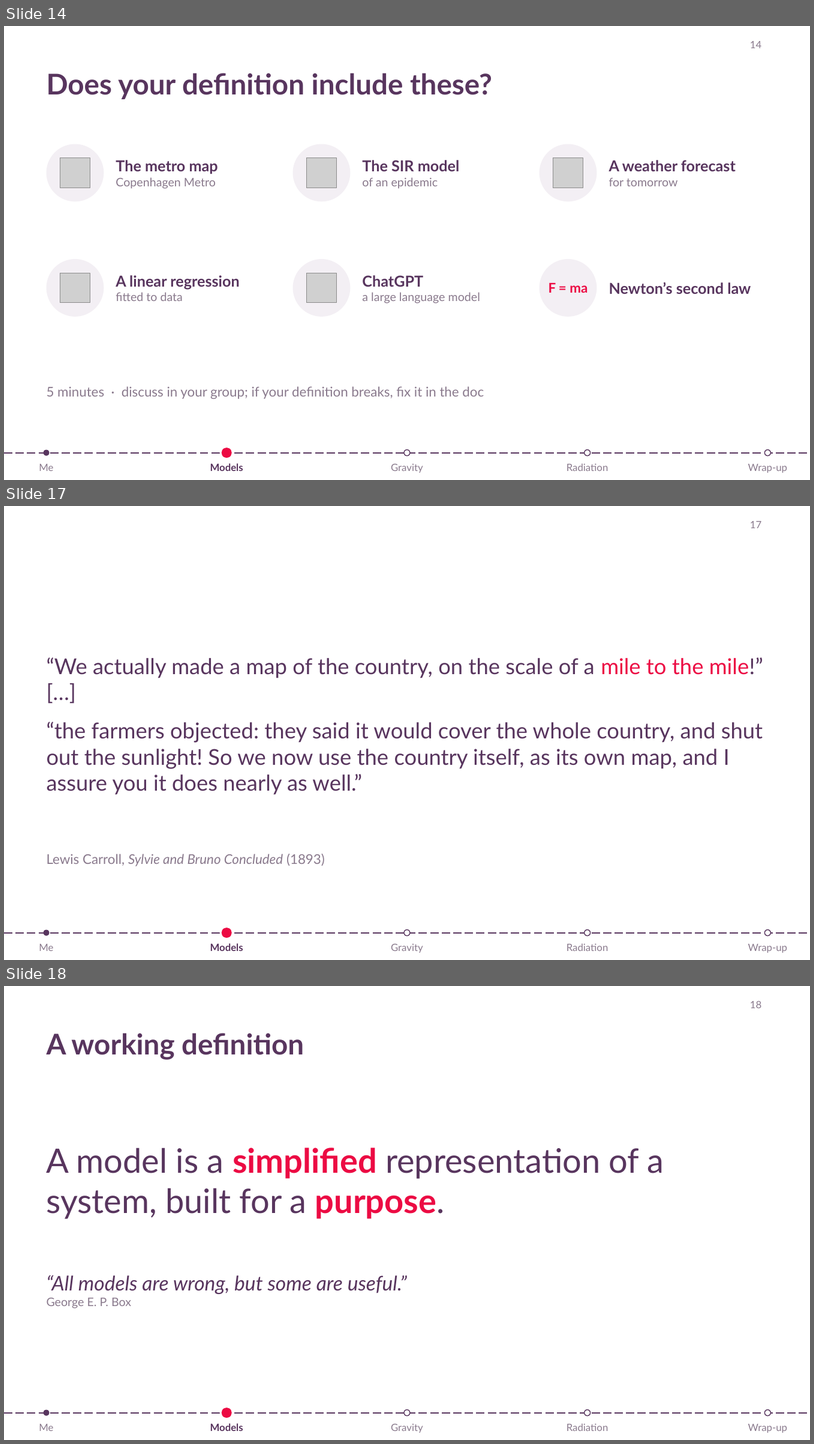
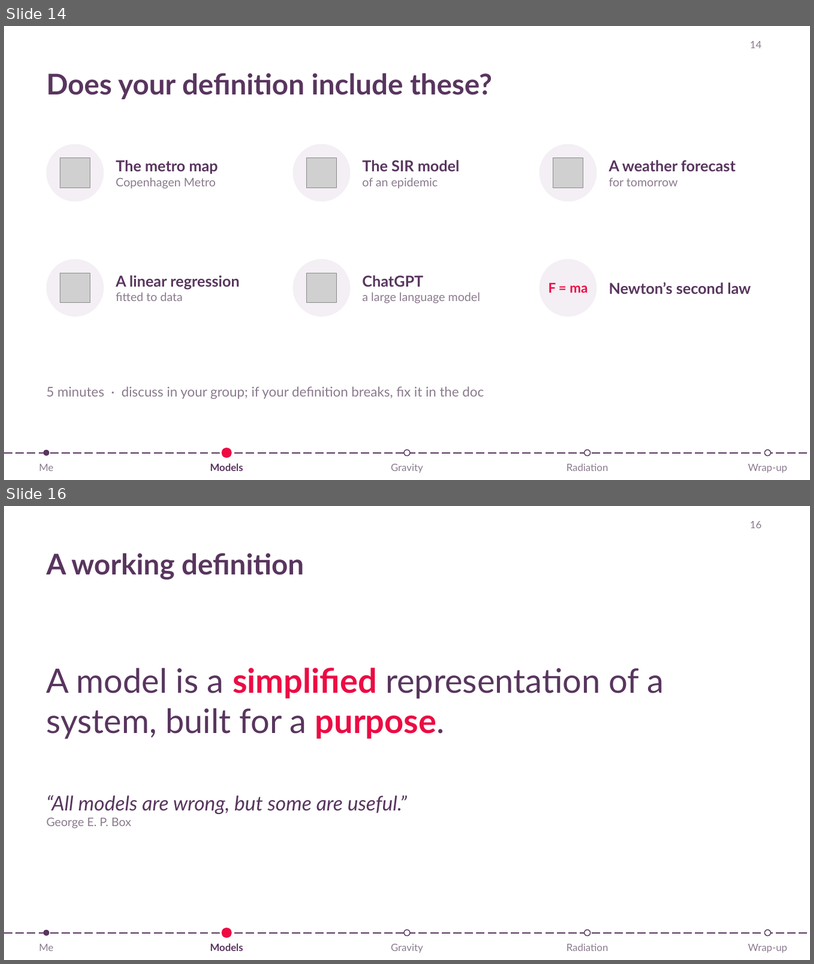
Before and after one commit to lalessan/mobility-models, a slide deck: slides/lecture_mobility_models.pptx. Shown one above the other, each under a label of ours: slides 14, 17 and 18 before the commit, slides 14 and 16 after it; the slides between them are not shown. The pictures are 814x1444 and 814x964 pixels, drawn with LibreOffice and Linux fonts; fonts in the diff are those of the drawing; grey boxes stand for pictures. Boxes give left, top, right and bottom in pixels: in the first picture for what was removed or moved away, otherwise in the second. Text is boxed around its words. In the diff, an @@ line names an element or a change of style, - is before the commit and + after.

```diff
--- a/slides/lecture_mobility_models.pptx
+++ b/slides/lecture_mobility_models.pptx
@@ slide 17 removed at bbox=[4, 506, 810, 960], background #FFFFFF @@
@@ page number removed at bbox=[750, 521, 762, 528] @@
-17
@@ text removed at bbox=[47, 657, 764, 795] @@
-“We actually made a map of the country, on the scale of a mile to the mile!” […]
-“the farmers objected: they said it would cover the whole country, and shut out the sunlight! So we now use the country itself, as its own map, and I assure you it does nearly as well.”
@@ text removed at bbox=[47, 853, 325, 866] @@
-Lewis Carroll, Sylvie and Bruno Concluded (1893)
@@ line removed from (4, 933) to (810, 933) @@
@@ ellipse removed at bbox=[44, 930, 50, 936] @@
@@ ellipse removed at bbox=[221, 927, 233, 939] @@
@@ ellipse removed at bbox=[404, 930, 411, 936] @@
@@ ellipse removed at bbox=[585, 930, 591, 936] @@
@@ ellipse removed at bbox=[765, 930, 771, 936] @@
@@ text removed at bbox=[39, 943, 53, 951] @@
-Me
@@ text removed at bbox=[210, 943, 243, 951] @@
-Models
@@ text removed at bbox=[391, 943, 423, 952] @@
-Gravity
@@ text removed at bbox=[567, 943, 609, 951] @@
-Radiation
@@ text removed at bbox=[749, 943, 788, 952] @@
-Wrap-up
@@ what was slide 18 is now slide 16 @@
@@ page number at bbox=[750, 521, 762, 528]: text changed @@
-18
+16
```
Also in this commit, not shown: 3 slides changed, 1 slide added, 1 other slide removed, 4 other files.
